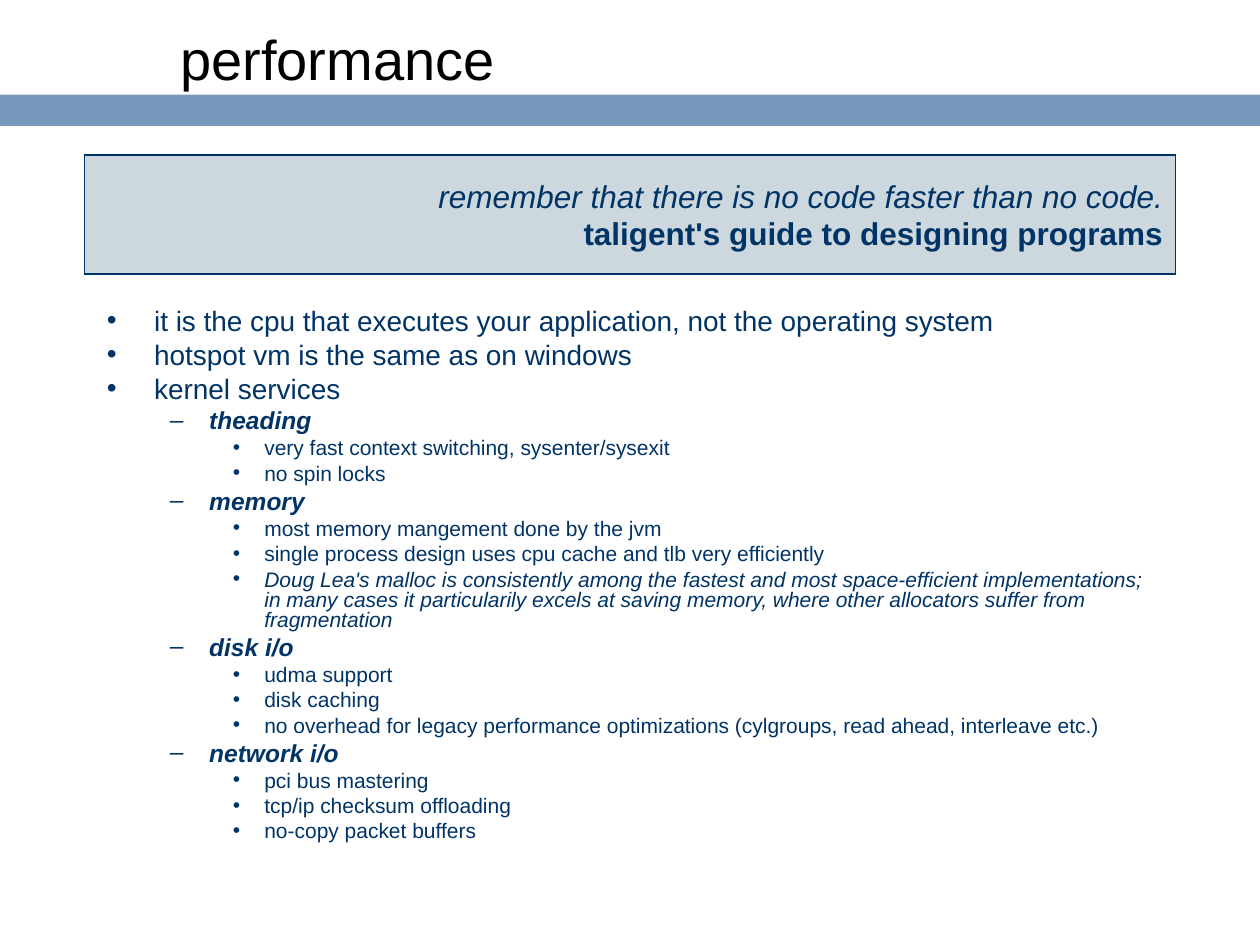
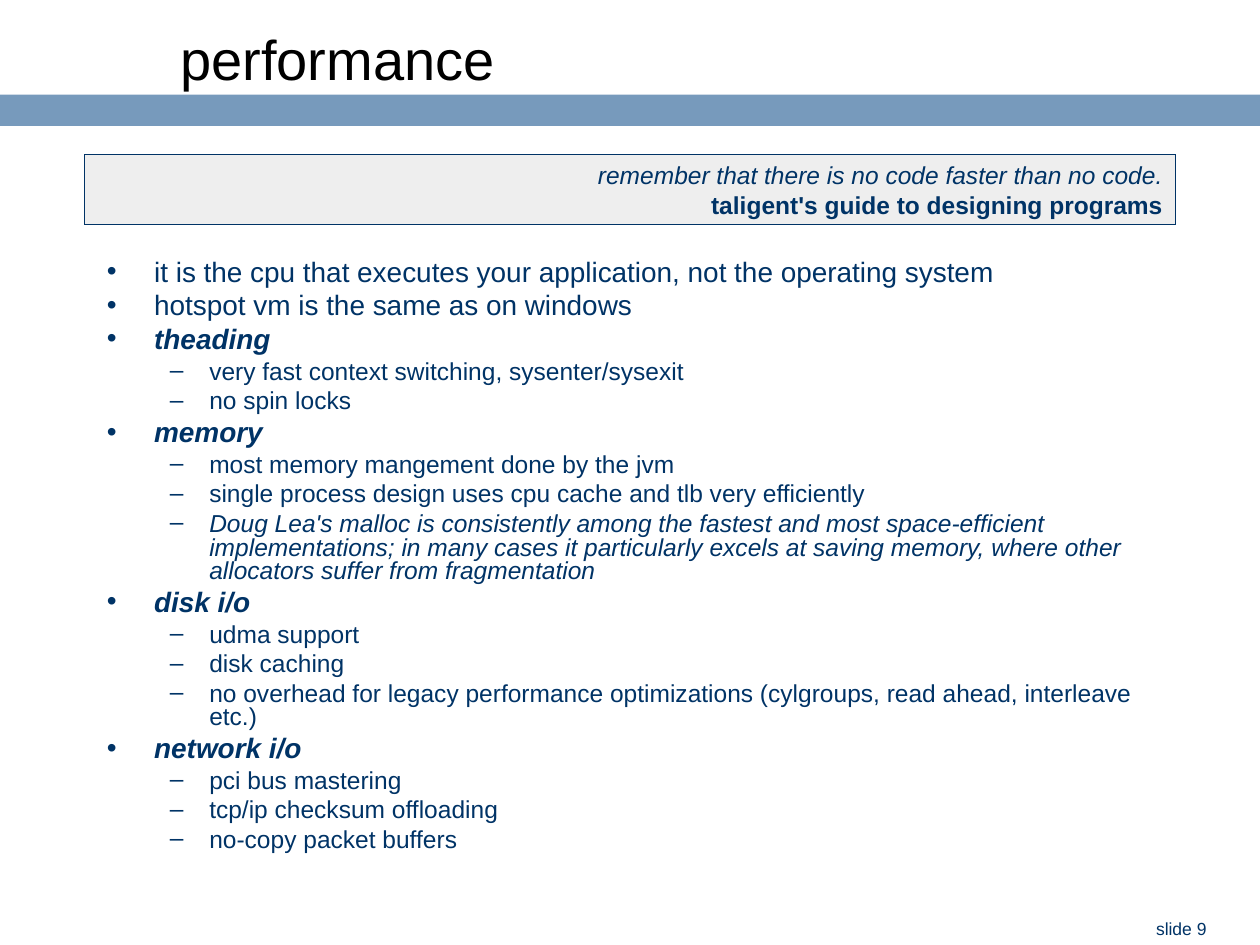
Before and after one commit to ringgaard/sanos, a slide deck: slide 9 of doc/jbox-intel.ppt. Drawn at 1260x945 pixels with LibreOffice and Linux fonts; fonts in the diff are those of the drawing; background and template pictures are left out. Boxes give left, top, right and bottom in pixels: in the first picture for what was removed or moved away, otherwise in the second. Text is boxed around its words. In the diff, an @@ line names an element or a change of style, - is before the commit and + after.

```diff
--- a/doc/jbox-intel.ppt
+++ b/doc/jbox-intel.ppt
@@ rectangle "remember that there is no ...": place and size @@
-rectangle "remember that there is no ..." at box(84, 155, 1176, 275)
+rectangle "remember that there is no ..." at box(84, 155, 1176, 224)
@@ rectangle "remember that there is no ..." at box(84, 155, 1176, 224): size 18 to 14 pt; fill #CCD8DE to #EEEEEE @@
@@ text "it is the cpu that ...": place and size @@
-text "it is the cpu that ..." at box(154, 310, 1141, 843)
+text "it is the cpu that ..." at box(154, 261, 1131, 853)
@@ text at box(154, 328, 1131, 853): size 14 to 16 pt in "theading", "memory", "disk i/o", "network i/o"; size 12 to 14 pt in "very fast context switching, sysenter/sysexit", "no spin locks", "most memory mangement done by the jvm", "single process design uses cpu cache and ..." and 6 more places; bullet – to •; list level 2 to 1 in "theading"; bullet • to –; list level 3 to 2 in "very fast context switching, sysenter/sysexit"; list level 3 to 2 in "no spin locks"; list level 2 to 1 in "memory"; list level 3 to 2 in "most memory mangement done by ..."; list level 3 to 2 in "single process design uses cpu ..."; list level 2 to 1 in "disk i/o"; list level 3 to 2 in "udma support"; list level 3 to 2 in "disk caching"; list level 3 to 2 in "no overhead for legacy performance ..."; list level 2 to 1 in "network i/o"; list level 3 to 2 in "pci bus mastering"; list level 3 to 2 in "tcp/ip checksum offloading"; list level 3 to 2 in "no-copy packet buffers" @@
@@ text at box(154, 378, 340, 400): paragraph removed @@
-• kernel services
@@ text at box(209, 514, 1121, 584): text changed; size 12 to 14 pt @@
-    • Doug Lea's malloc is consistently among the fastest and most space-efficient implementations; in many cases it particularily excels at saving memory, where other allocators suffer from fragmentation
+  – Doug Lea's malloc is consistently among the fastest and most space-efficient implementations; in many cases it particularly excels at saving memory, where other allocators suffer from fragmentation
@@ page number added at box(1156, 922, 1207, 935), 10 pt, text #003366 @@
+slide 9
```
Also in this commit, not shown: 8 other slides changed, 7 slides added.
